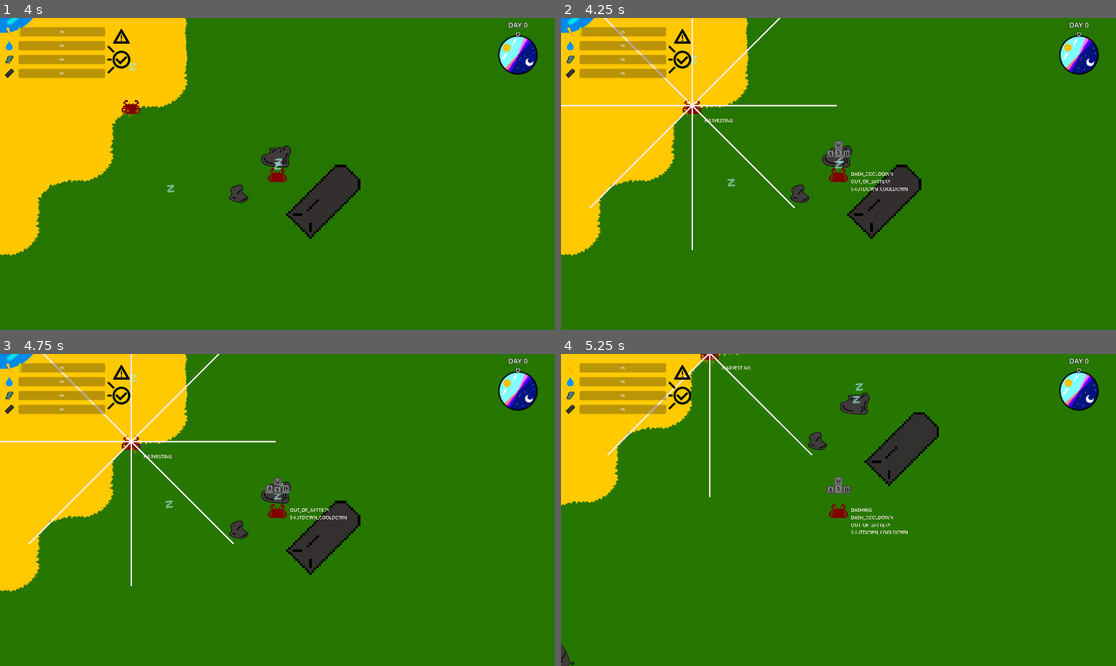
Above: before the commit, frames 1-4 (two rows, left to right).
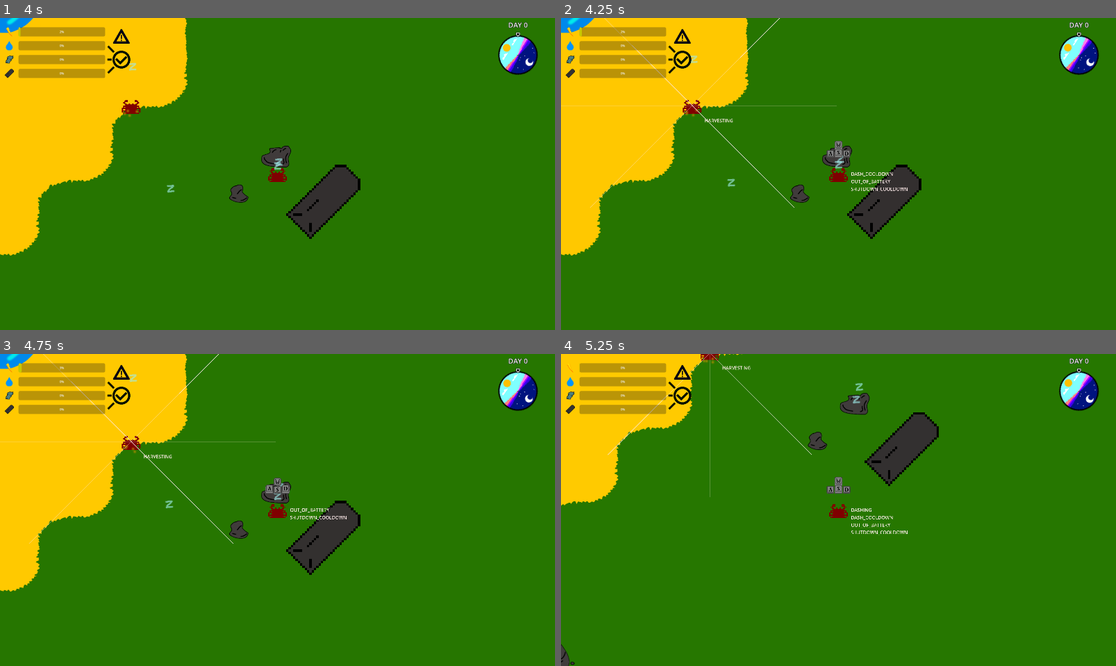
Above: after the commit, the same moments.

Repository: nporposoft/crabs-on-the-island
Game: Godot game, scene res://map/island_v1/island_v1.tscn
Same seed, same stepped clock (60 frames per second), same inputs: the game is played once before the commit and once after it.
Inputs:
- Up to frame 1 (4 s): tap Enter at 0.5 s; hold D (move_right) 0.53-1.28 s; tap Shift (dash) at 0.6, 2.85 s; hold S (move_down) 1.28-2.03 s; tap F (harvest) at 1.35 s; hold D (move_right) 2.03-2.78 s; hold E (pickup) 2.03-2.78 s; hold W (move_up) 2.78-3.53 s; hold A (move_left) from 3.53 s (still down); hold F (harvest) from 3.53 s (still down)
- Up to frame 2 (4.25 s): keep holding A (move_left); keep holding F (harvest); tap F12 (debug) at 4.15 s
- Up to frame 3 (4.75 s): keep holding A (move_left); release F (harvest) at 4.28 s; tap E (pickup) at 4.35 s
- Up to frame 4 (5.25 s): release A (move_left) at 5.03 s; hold S (move_down) from 5.03 s (still down); tap Shift (dash) at 5.1 s

Frame 1 is identical in both runs. In frame 2, 1.0% of the frame differs, in the area x 0-50%, y 0-75%; in frame 3, 1.0%; in frame 4, 0.5%.
Error in both runs: Invalid call. Nonexistent function 'drop_held' in base 'RigidBody2D (Crab)'. (res://crabs/Player.gd:39)

Commit message:
thinner AI vision debug lines

Diff:
--- a/crabs/AI/CrabAIVisionDebugLines.gd
+++ b/crabs/AI/CrabAIVisionDebugLines.gd
@@ -20,7 +20,7 @@
 
 func _draw_line(direction: Vector2) -> void:
 	var line2d: Line2D = Line2D.new()
-	line2d.width = 5.0
+	line2d.width = 1.0
 	line2d.add_point(Vector2.ZERO)
 	line2d.add_point(direction * _ai._vision_distance)
 	_lines.push_back(line2d)
